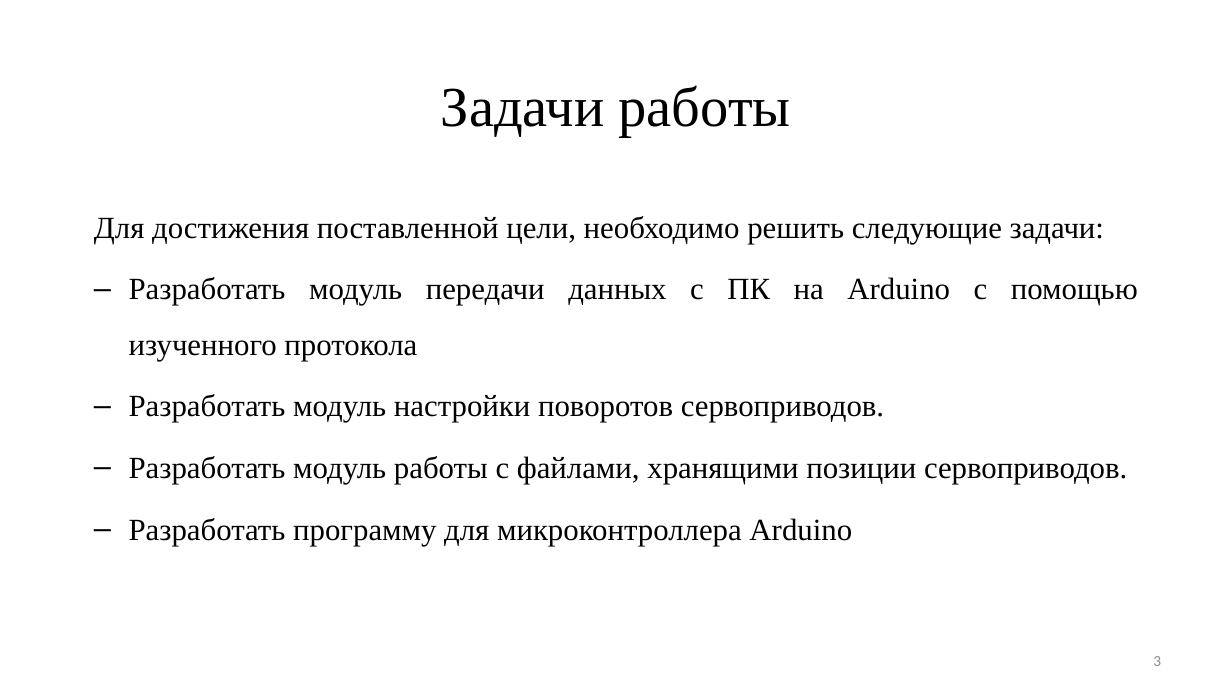
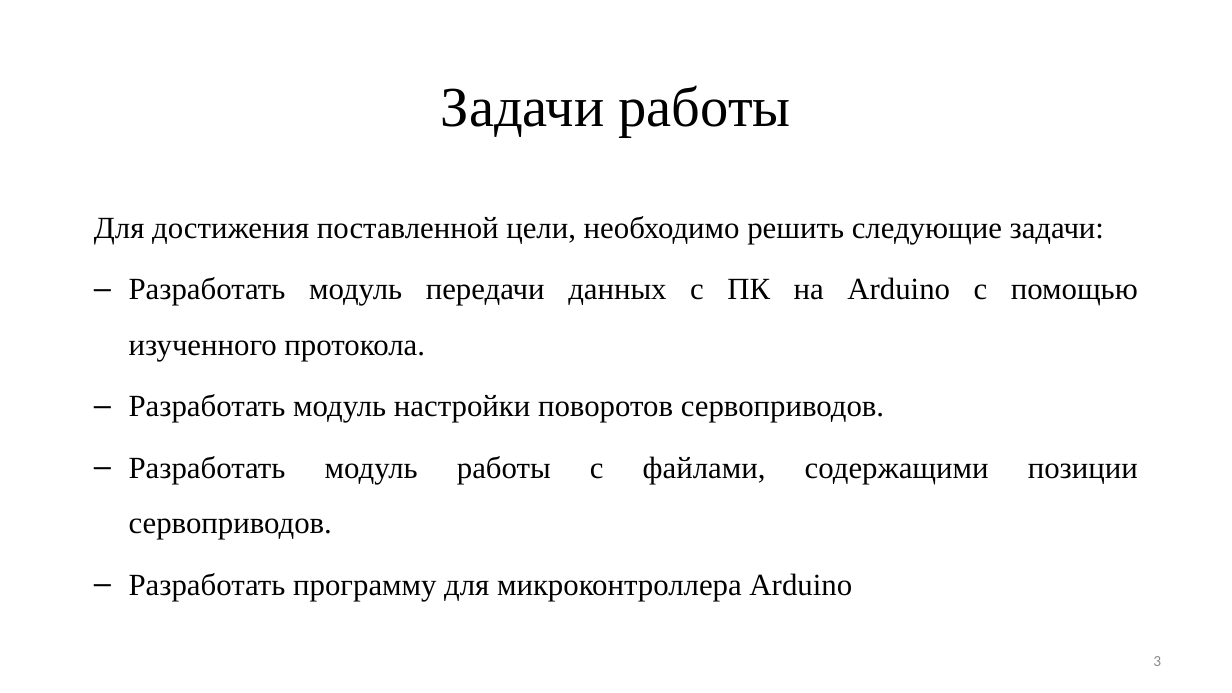
Before and after one commit to ArtemVolkov2103/1-Diplom, a slide deck: slide 3 of Дипломная Волков.pptx. Drawn at 1232x693 pixels with LibreOffice and Linux fonts; fonts in the diff are those of the drawing. Boxes give left, top, right and bottom in pixels: in the first picture for what was removed or moved away, otherwise in the second. Text is boxed around its words. In the diff, an @@ line names an element or a change of style, - is before the commit and + after.

```diff
--- a/Дипломная Волков.pptx
+++ b/Дипломная Волков.pptx
@@ text at (129, 277, 1138, 361): text changed @@
-‒ Разработать модуль передачи данных с ПК на Arduino с помощью изученного протокола
+‒ Разработать модуль передачи данных с ПК на Arduino с помощью изученного протокола.
@@ text at (129, 456, 1138, 539): text changed @@
-‒ Разработать модуль работы с файлами, хранящими позиции сервоприводов.
+‒ Разработать модуль работы с файлами, содержащими позиции сервоприводов.
```
Also in this commit, not shown: 6 other slides changed, 1 slide added, 3 other files.
